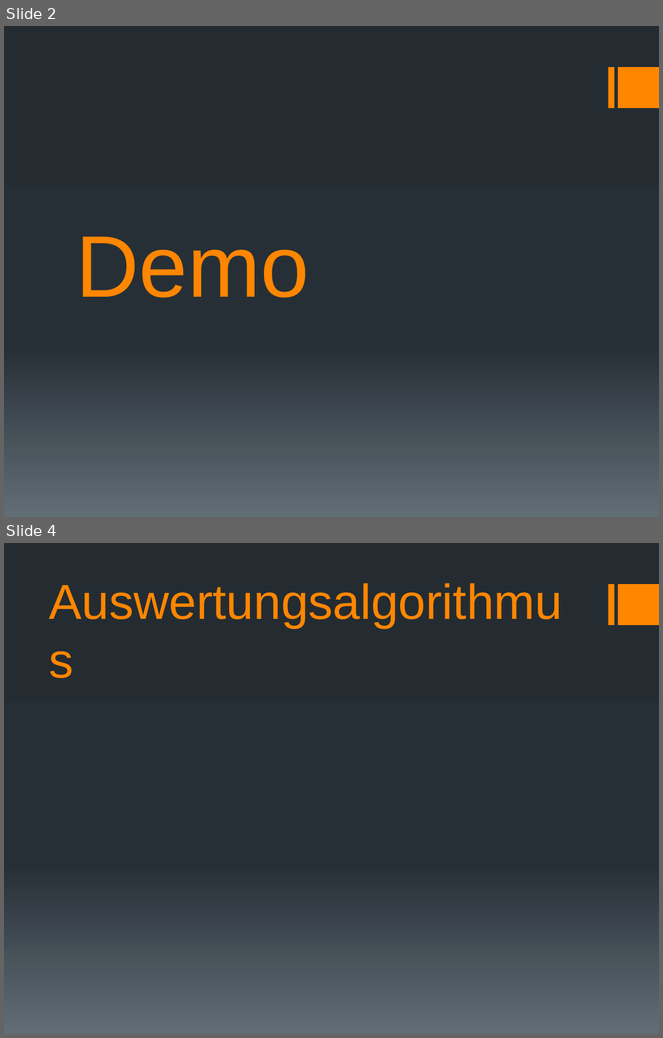
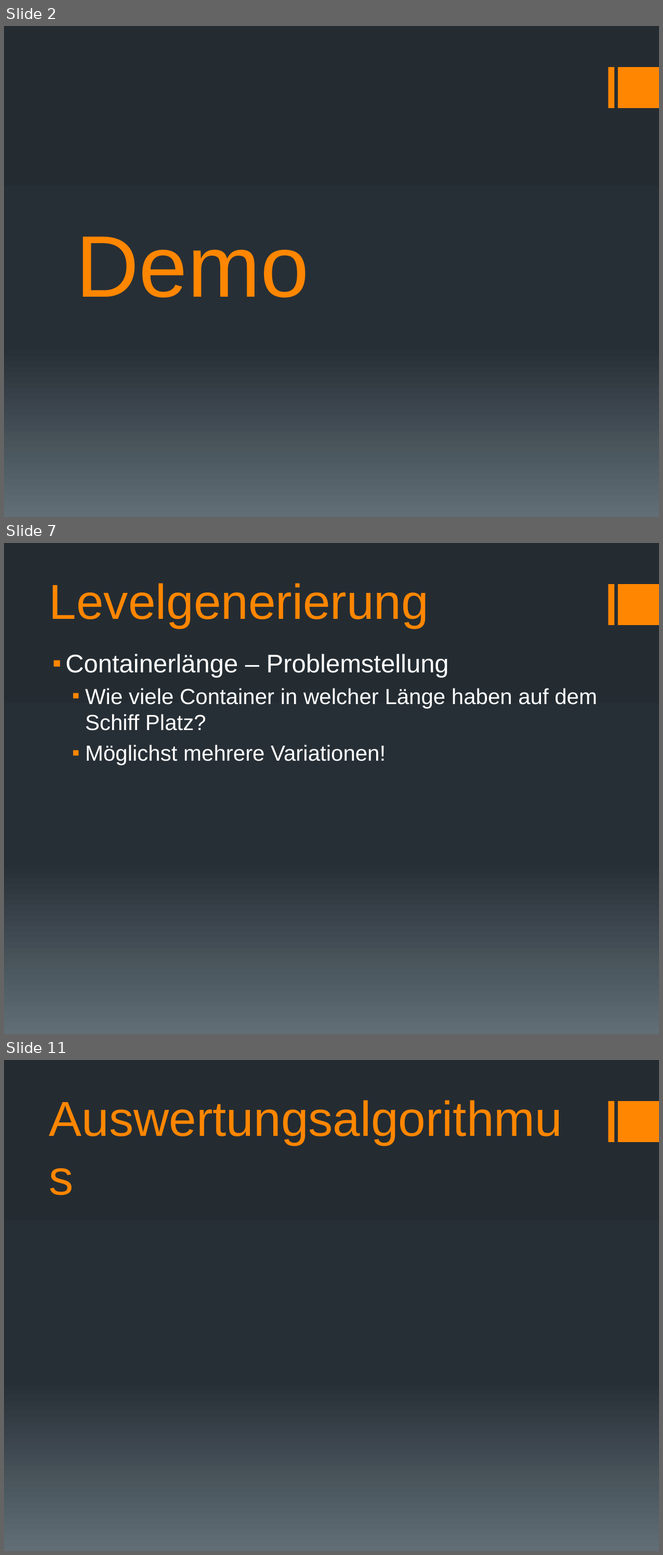
Before and after one commit to docker-apps/Docker, a slide deck: Documents/Design/Design_Präsentation_v1.pptx. Shown one above the other, each under a label of ours: slides 2 and 4 before the commit, slides 2, 7 and 11 after it; the slides between them are not shown. The pictures are 663x1038 and 663x1555 pixels, drawn with LibreOffice and Linux fonts; fonts in the diff are those of the drawing. Boxes give left, top, right and bottom in pixels: in the first picture for what was removed or moved away, otherwise in the second. Text is boxed around its words. In the diff, an @@ line names an element or a change of style, - is before the commit and + after.

```diff
--- a/Documents/Design/Design_Präsentation_v1.pptx
+++ b/Documents/Design/Design_Präsentation_v1.pptx
@@ slide 7 added at (4, 543, 659, 1034), background gradient #242C33 to #273037 to #636D76; not listed: 2 template elements that a slide beside it also shows @@
@@ title added at (49, 583, 429, 628), 54 pt, text #FF8600 @@
+Levelgenerierung
@@ text added at (65, 654, 597, 765), 24 pt, text #FFFFFF @@
+▪ Containerlänge – Problemstellung
+  ▪ Wie viele Container in welcher Länge haben auf dem Schiff Platz?
+  ▪ Möglichst mehrere Variationen!
@@ what was slide 4 is now slide 11 @@
```
Also in this commit, not shown: 7 other slides added, 1 slide removed.
